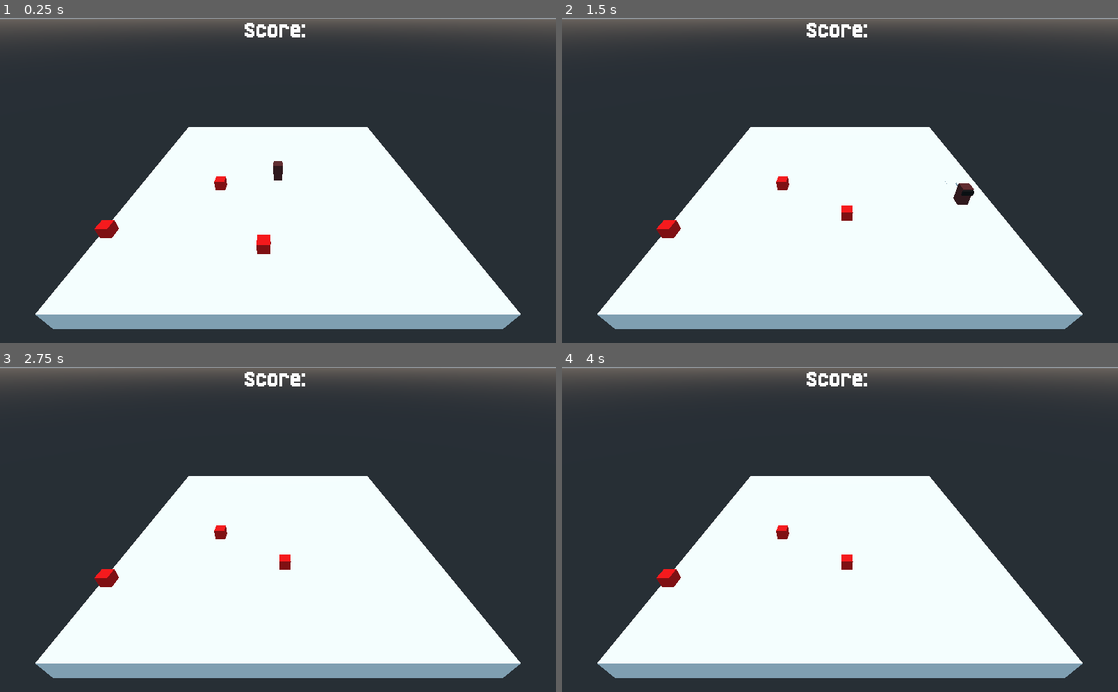
Above: before the commit, frames 1-4 (two rows, left to right).
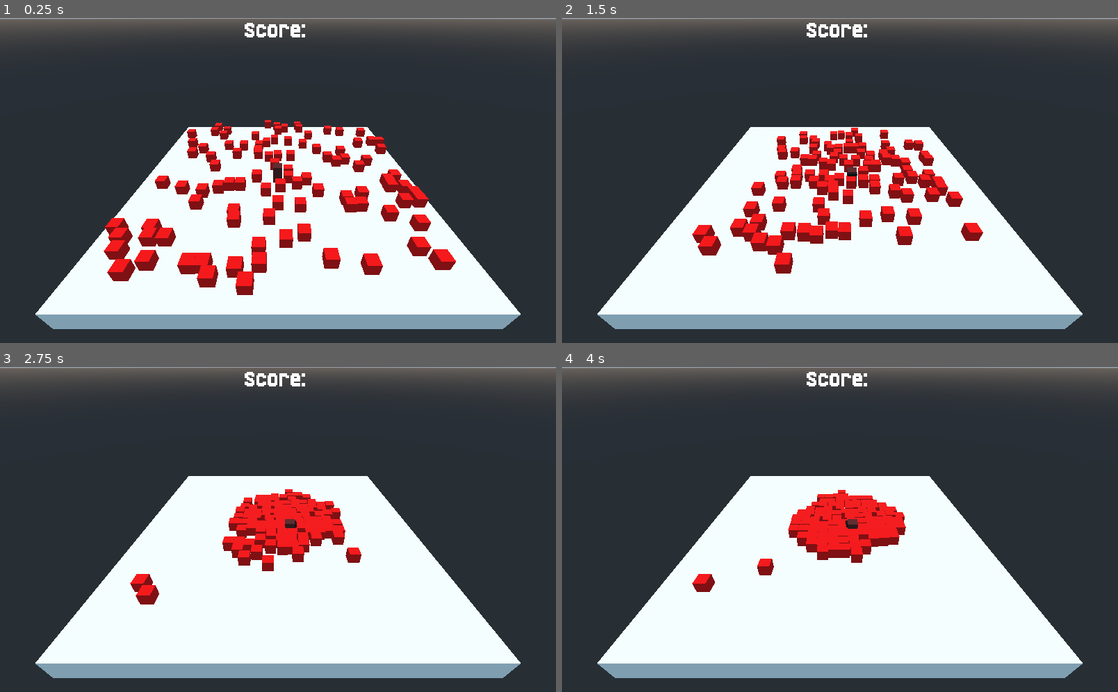
Above: after the commit, the same moments.

Repository: coffandro/Wizards
Game: Godot game, scene res://Main.tscn
Same seed, same stepped clock (60 frames per second), same inputs: the game is played once before the commit and once after it.
Inputs:
- Up to frame 1 (0.25 s): no input
- Up to frame 2 (1.5 s): hold Right (move_right) 0.53-1.28 s; tap Space (attack) at 0.6 s; hold Down (move_back) from 1.28 s (still down); tap Shift (sprint) at 1.35 s
- Up to frame 3 (2.75 s): release Down (move_back) at 2.03 s; hold Right (move_right) from 2.03 s (still down); tap Space (attack) at 2.1 s
- Up to frame 4 (4 s): release Right (move_right) at 2.78 s; hold Up (move_forward) 2.78-3.53 s; tap Shift (sprint) at 2.85 s; hold Left (move_left) from 3.53 s (still down); tap Space (attack) at 3.6 s

The runs differ from the first frame. In frame 1, 8.7% of the frame differs, in the area x 17-82%, y 31-86%; in frame 2, 7.3%; in frame 3, 4.4%; in frame 4, 3.9%.

Commit message:
Some tests before v4
I need some addons which only work on v4 so I will be moving it in a bit

Diff:
--- a/Main.gd
+++ b/Main.gd
@@ -2,7 +2,7 @@
 
 export (PackedScene) var enemy_scene
 
-var EnemyNumber = 3
+var EnemyNumber = 100
 
 func _ready():
 	for i in EnemyNumber:
--- a/Mobs/Enemy.gd
+++ b/Mobs/Enemy.gd
@@ -4,7 +4,7 @@
 var velocity = Vector3.ZERO
 var player = null
 
-func _physics_process(delta):
+func _physics_process(_delta):
 	velocity = Vector3.ZERO
 	if player:
 		velocity = transform.origin.direction_to(player.transform.origin) * run_speed
--- a/project.godot
+++ b/project.godot
@@ -18,6 +18,11 @@
 
 window/size/fullscreen=true
 window/dpi/allow_hidpi=true
+
+[editor]
+
+version_control_autoload_on_startup=true
+version_control_plugin_name="GitAPI"
 
 [gui]
 
